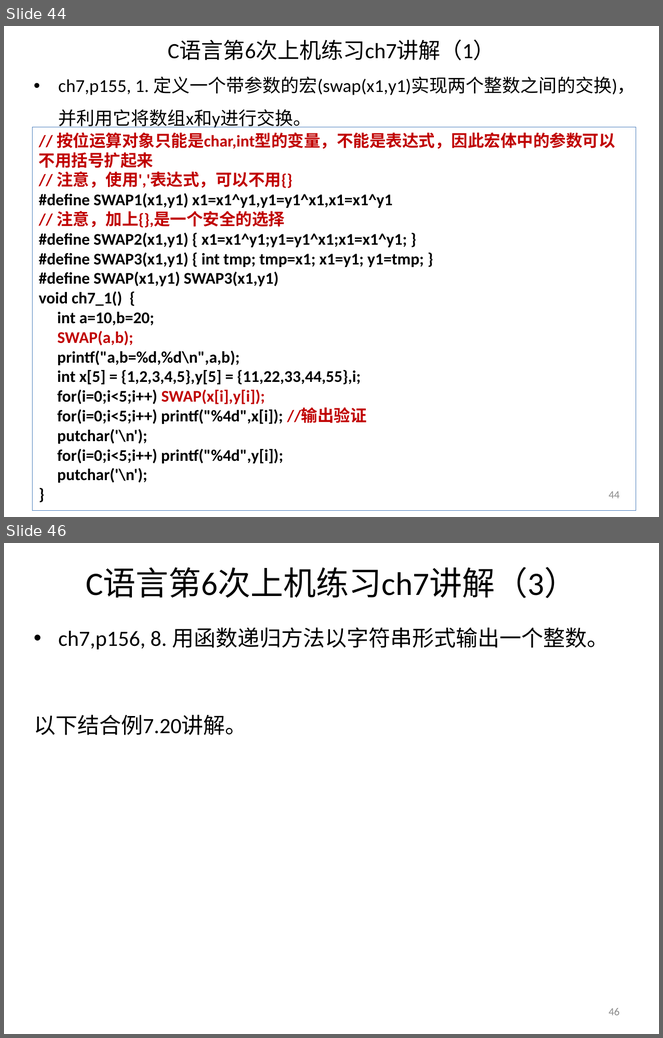
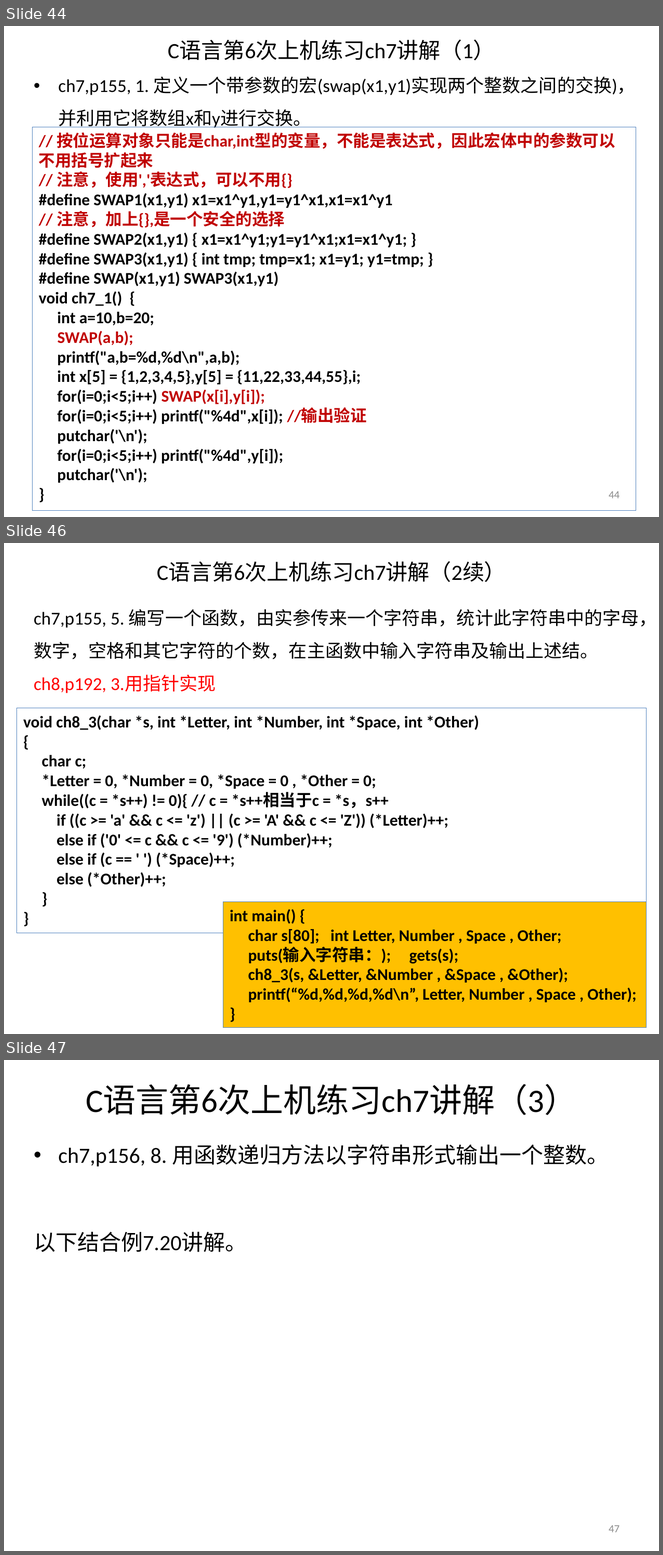
Before and after one commit to jtrfid/C-Repositories, a slide deck: 2016/上机安排.pptx. Shown one above the other, each under a label of ours: slides 44 and 46 before the commit, slides 44, 46 and 47 after it; the slides between them are not shown. The pictures are 663x1038 and 663x1555 pixels, drawn with LibreOffice and Linux fonts; fonts in the diff are those of the drawing. Boxes give left, top, right and bottom in pixels: in the first picture for what was removed or moved away, otherwise in the second. Text is boxed around its words. In the diff, an @@ line names an element or a change of style, - is before the commit and + after.

```diff
--- a/2016/上机安排.pptx
+++ b/2016/上机安排.pptx
@@ slide 46 added at box(4, 543, 659, 1034), background #FFFFFF @@
@@ title added at box(157, 562, 506, 582), 24 pt, text #000000 @@
+C语言第6次上机练习ch7讲解（2续）
@@ text added at box(34, 609, 658, 693), 20 pt, text #000000 @@
+ch7,p155, 5. 编写一个函数，由实参传来一个字符串，统计此字符串中的字母，数字，空格和其它字符的个数，在主函数中输入字符串及输出上述结。ch8,p192, 3.用指针实现
@@ rectangle added at box(17, 708, 647, 933), outline #4F81BD 0.75 pt, 18 pt, text #000000, bold @@
+void ch8_3(char *s, int *Letter, int *Number, int *Space, int *Other)
+{
+char c;
+*Letter = 0, *Number = 0, *Space = 0 , *Other = 0;
+while((c = *s++) != 0){ // c = *s++相当于c = *s，s++
+if ((c >= 'a' && c <= 'z') || (c >= 'A' && c <= 'Z')) (*Letter)++;
+else if ('0' <= c && c <= '9') (*Number)++;
+else if (c == ' ') (*Space)++;
+else (*Other)++;
+}
+}
@@ rectangle added at box(223, 902, 647, 1028), fill #FFC000, outline #4F81BD 0.75 pt, 18 pt, text #000000, bold @@
+int main() {
+char s[80]; int Letter, Number , Space , Other;
+puts(输入字符串：); gets(s);
+ch8_3(s, &Letter, &Number , &Space , &Other);
+printf(“%d,%d,%d,%d\n”, Letter, Number , Space , Other);
+}
@@ what was slide 46 is now slide 47 @@
@@ page number at box(609, 1525, 620, 1533): text changed @@
-46
+47
```
Also in this commit, not shown: 4 slides changed, 2 other files.
